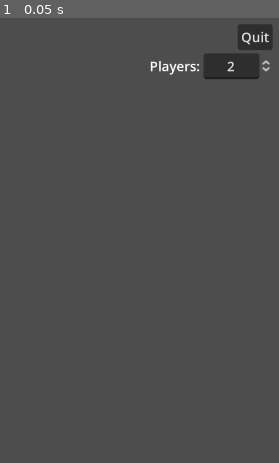
Above: before the commit, frame 1.
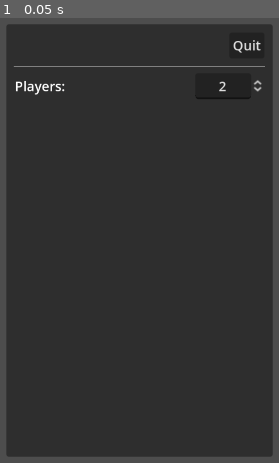
Above: after the commit, the same moment.

Repository: wadcom/kisarra-mapgen
Game: Godot game, scene res://main.tscn
The game is run twice, just before and just after one commit, with the same random seed, the same clock (stepped at 60 frames per second) and the same inputs.
Inputs:
- Up to frame 1 (0.05 s): no input

The runs differ from the first frame. In frame 1, 90% of the frame differs, in the area x 2-98%, y 1-99%.

Commit message:
Prettify the control panel

Diff:
--- a/main.tscn
+++ b/main.tscn
@@ -21,29 +21,48 @@
 layout_mode = 2
 size_flags_horizontal = 3
 
-[node name="VBoxContainer" type="VBoxContainer" parent="HBoxContainer"]
+[node name="Panel" type="PanelContainer" parent="HBoxContainer"]
 layout_mode = 2
 
-[node name="ButtonBar" type="HBoxContainer" parent="HBoxContainer/VBoxContainer"]
+[node name="MarginContainer" type="MarginContainer" parent="HBoxContainer/Panel"]
+layout_mode = 2
+theme_override_constants/margin_left = 10
+theme_override_constants/margin_top = 10
+theme_override_constants/margin_right = 10
+theme_override_constants/margin_bottom = 10
+
+[node name="VBoxContainer" type="VBoxContainer" parent="HBoxContainer/Panel/MarginContainer"]
+custom_minimum_size = Vector2(300, 2.08165e-12)
+layout_mode = 2
+
+[node name="ButtonBar" type="HBoxContainer" parent="HBoxContainer/Panel/MarginContainer/VBoxContainer"]
 layout_mode = 2
 alignment = 2
 
-[node name="QuitButton" type="Button" parent="HBoxContainer/VBoxContainer/ButtonBar"]
+[node name="QuitButton" type="Button" parent="HBoxContainer/Panel/MarginContainer/VBoxContainer/ButtonBar"]
 layout_mode = 2
 text = "Quit"
 
-[node name="PlayersQuantityControls" type="HBoxContainer" parent="HBoxContainer/VBoxContainer"]
+[node name="HSeparator" type="HSeparator" parent="HBoxContainer/Panel/MarginContainer/VBoxContainer"]
+layout_mode = 2
+theme_override_constants/separation = 10
+
+[node name="PlayersQuantityControls" type="HBoxContainer" parent="HBoxContainer/Panel/MarginContainer/VBoxContainer"]
 layout_mode = 2
 
-[node name="Label" type="Label" parent="HBoxContainer/VBoxContainer/PlayersQuantityControls"]
+[node name="Label" type="Label" parent="HBoxContainer/Panel/MarginContainer/VBoxContainer/PlayersQuantityControls"]
 layout_mode = 2
 text = "Players:"
 
-[node name="SpinBox" type="SpinBox" parent="HBoxContainer/VBoxContainer/PlayersQuantityControls"]
+[node name="Control" type="Control" parent="HBoxContainer/Panel/MarginContainer/VBoxContainer/PlayersQuantityControls"]
+layout_mode = 2
+size_flags_horizontal = 3
+
+[node name="SpinBox" type="SpinBox" parent="HBoxContainer/Panel/MarginContainer/VBoxContainer/PlayersQuantityControls"]
 layout_mode = 2
 min_value = 2.0
 max_value = 11.0
 value = 2.0
 alignment = 1
 
-[connection signal="pressed" from="HBoxContainer/VBoxContainer/ButtonBar/QuitButton" to="." method="_on_quit_button_pressed"]
+[connection signal="pressed" from="HBoxContainer/Panel/MarginContainer/VBoxContainer/ButtonBar/QuitButton" to="." method="_on_quit_button_pressed"]
